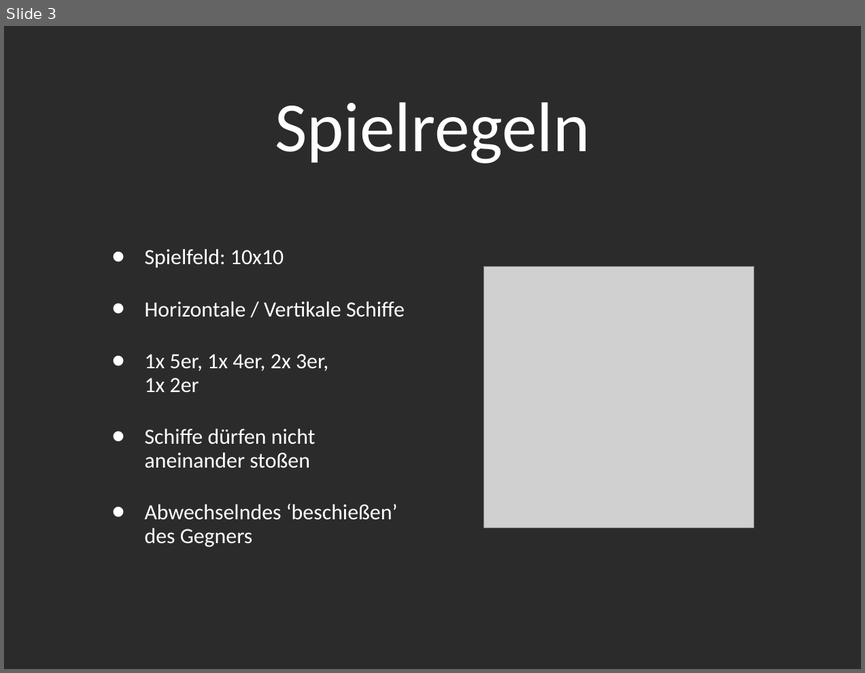
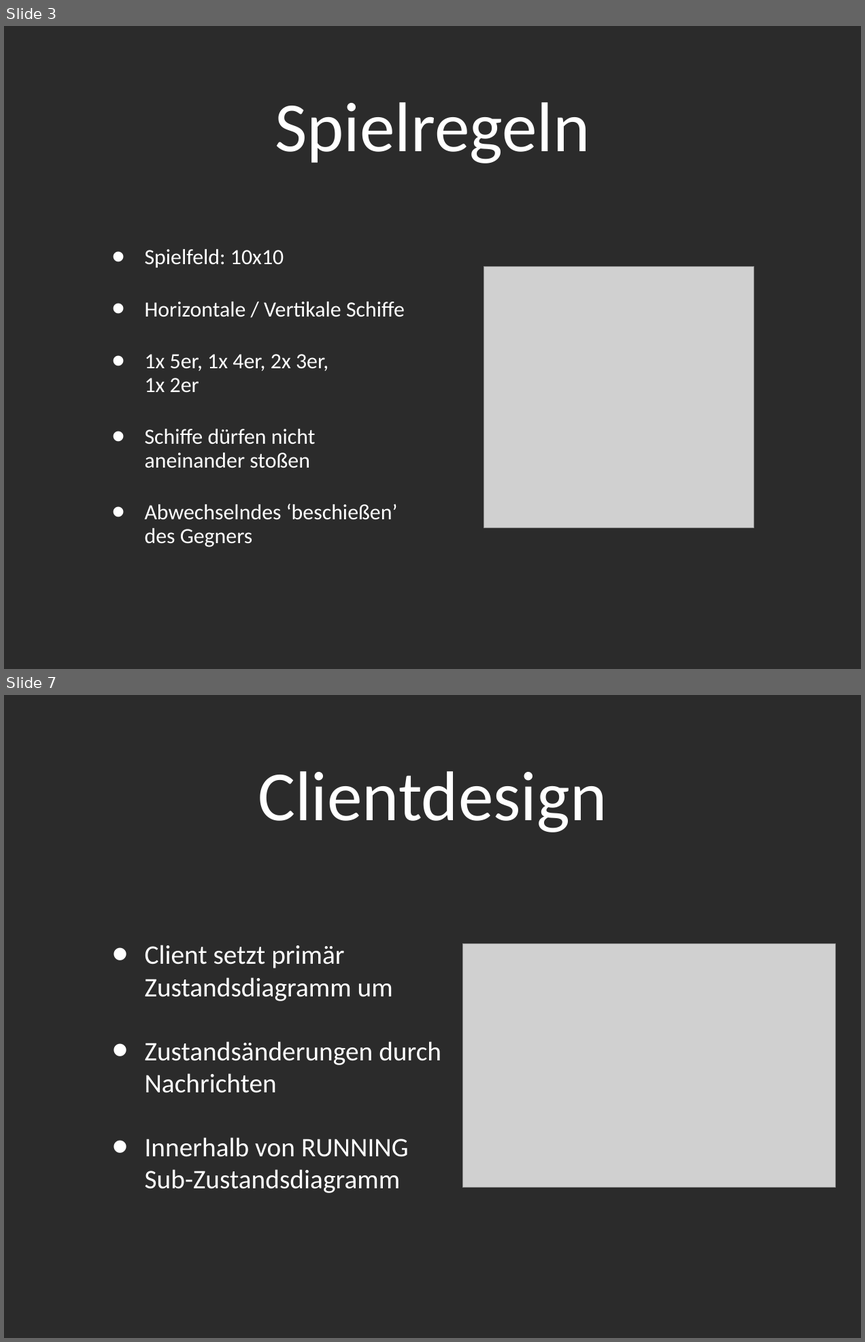
Before and after one commit to novac045/ai-battleship, a slide deck: Präsentation/Presentation_PPT.ppt. Shown one above the other, each under a label of ours: slide 3 before the commit, slides 3 and 7 after it; the slides between them are not shown. The pictures are 865x673 and 865x1342 pixels, drawn with LibreOffice and Linux fonts; fonts in the diff are those of the drawing; grey boxes stand for pictures; background and template pictures are left out; a plain dark background stands for a picture behind light text. Boxes give left, top, right and bottom in pixels: in the first picture for what was removed or moved away, otherwise in the second. Text is boxed around its words. In the diff, an @@ line names an element or a change of style, - is before the commit and + after.

```diff
--- a/Präsentation/Presentation_PPT.ppt
+++ b/Präsentation/Presentation_PPT.ppt
@@ slide 7 added at [4, 695, 861, 1338], background picture (left out) @@
@@ title added at [258, 771, 606, 832], 84 pt, text #FFFFFF @@
+Clientdesign
@@ text added at [145, 945, 441, 1193], 32 pt, text #FFFFFF @@
+• Client setzt primär Zustandsdiagramm um
+• Zustandsänderungen durch Nachrichten
+• Innerhalb von RUNNING Sub-Zustandsdiagramm
@@ picture added at [462, 943, 835, 1187] @@
```
Also in this commit, not shown: 1 slide changed, 5 other slides added, 1 slide removed, 1 other file.
